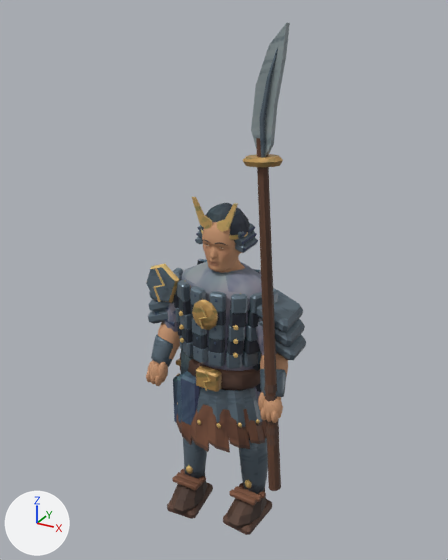
The glTF model public/assets/models/raiden.glb as it was, and as the next commit left it.
Rendered twice from a camera (50 mm lens) standing at (1.3, -2.36, 2.52) and looking at (-0.07, 0.14, 1.27). Arrows for +X, +Y and +Z are at lower left; the lights stay in place. The picture after the commit comes second. Vertices at exactly the same position are counted once.

In view in the first picture: 'raiden'.
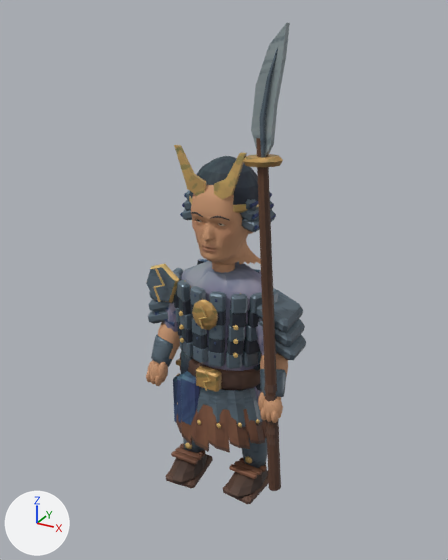
The newer file is also rescaled (x1.04), turned or shifted as a whole; pictures and numbers use the older file's frame.

The change, as a list of edits to the scene's bpy script:
```text
Change me_raiden_color_and_skin:
    remove me_raiden_color_and_skin.from_pydata(...)  # 7834 vertices, 14766 faces; spans x -0.47..0.4, y -0.23..0.5, z -0.01..2.47
    add me_raiden_color_and_skin.from_pydata(...)  # 7834 vertices, 14766 faces; spans x -0.47..0.4, y -0.23..0.5, z 0.2..2.47
    me_raiden_color_and_skin part 1: the loose piece of 56 vertices spanning x -0.12..0.12, y -0.09..0.12, z 1.57..1.6 is scaled about its middle by 1.5, then moved by (0.0, 0.01, 0.15)
    me_raiden_color_and_skin part 2: the loose piece of 84 vertices spanning x -0.12..0.12, y -0.09..0.12, z 1.58..1.71 is scaled about its middle by 1.5, then moved by (0.0, 0.01, 0.18)
    me_raiden_color_and_skin part 3: the loose piece of 32 vertices spanning x -0.12..-0.07, y -0.04..0.1, z 1.54..1.59 is scaled about its middle by 1.5, then moved by (-0.05, 0.02, 0.14)
    me_raiden_color_and_skin part 4: the loose piece of 32 vertices spanning x -0.13..-0.07, y -0.04..0.1, z 1.51..1.56 is scaled about its middle by 1.5, then moved by (-0.05, 0.02, 0.12)
    me_raiden_color_and_skin part 5: the loose piece of 32 vertices spanning x 0.06..0.11, y -0.04..0.1, z 1.57..1.62 is scaled about its middle by 1.5, then moved by (0.04, 0.02, 0.15)
    me_raiden_color_and_skin part 6: the loose piece of 32 vertices spanning x 0.07..0.12, y -0.04..0.1, z 1.54..1.59 is scaled about its middle by 1.5, then moved by (0.05, 0.02, 0.14)
    me_raiden_color_and_skin part 7: the loose piece of 32 vertices spanning x 0.07..0.13, y -0.04..0.1, z 1.51..1.56 is scaled about its middle by 1.5, then moved by (0.05, 0.02, 0.12)
    me_raiden_color_and_skin part 8: the loose piece of 1604 vertices spanning x -0.12..0.12, y -0.11..0.11, z 1.38..1.66 is scaled about its middle by 1.5, then moved by (0.0, 0.0, 0.12)
    me_raiden_color_and_skin part 9: the loose piece of 12 vertices spanning x 0.1..0.12, y -0.04..0.09, z 1.59..1.6 is scaled about its middle by 1.5, then moved by (0.05, 0.02, 0.15)
    me_raiden_color_and_skin part 10: the loose piece of 12 vertices spanning x 0.11..0.12, y -0.04..0.09, z 1.56..1.57 is scaled about its middle by 1.5, then moved by (0.06, 0.02, 0.14)
    me_raiden_color_and_skin part 11: the loose piece of 12 vertices spanning x 0.12..0.13, y -0.04..0.09, z 1.52..1.54 is scaled about its middle by 1.5, then moved by (0.06, 0.02, 0.12)
    me_raiden_color_and_skin part 12: the loose piece of 12 vertices spanning x -0.11..-0.02, y -0.09..-0.08, z 1.6..1.75 is scaled about its middle by 1.5, then moved by (-0.03, -0.04, 0.19)
    me_raiden_color_and_skin part 13: the loose piece of 12 vertices spanning x 0.02..0.11, y -0.09..-0.08, z 1.6..1.75 is scaled about its middle by 1.5, then moved by (0.03, -0.04, 0.19)
    me_raiden_color_and_skin part 14: the loose piece of 40 vertices spanning x -0.25..-0.08, y -0.23..0.05, z 0.03..0.14 is scaled about its middle by (1, 1, 0.772), then moved by (0.0, 0.0, 0.19)
    me_raiden_color_and_skin part 15: the loose piece of 12 vertices spanning x -0.19..-0.14, y -0.1..-0.08, z 0.18..0.24 is moved by (0.0, 0.0, 0.16)
    me_raiden_color_and_skin part 16: 478 of the vertices in x -0.26..0.26, y -0.22..0.15, z -0.01..0.95 are scaled about their middle by (1, 1, 0.772), then moved by (0.0, 0.0, 0.1)
    me_raiden_color_and_skin part 17: 4274 kept faces spanning x -0.47..0.38, y -0.23..0.5, z 0.2..2.05 get new texture (UV) coordinates
    me_raiden_color_and_skin part 18: 5540 kept faces spanning x -0.47..0.4, y -0.23..0.5, z 0.2..2.47 get new vertex colours
    other edits to the shape of me_raiden_color_and_skin do not show in these pictures
```

What differs and where, as boxes (x1, y1, x2, y2) in the pictures (448 x 560 px; the box of a moved part takes in the faces that stretch with it):
'raiden', reshaped (6% shorter): before (146, 23, 306, 535); after (146, 23, 306, 504)
part 1 of me_raiden_color_and_skin, moved or reshaped: before (201, 229, 248, 240); after (189, 195, 259, 213)
part 2 of me_raiden_color_and_skin, moved or reshaped: before (201, 203, 250, 235); after (189, 156, 258, 205)
part 3 of me_raiden_color_and_skin, moved or reshaped (mostly hidden): before (197, 231, 202, 238); after (184, 200, 191, 210)
part 4 of me_raiden_color_and_skin, moved or reshaped: before (196, 237, 203, 244); after (182, 209, 192, 220)
part 5 of me_raiden_color_and_skin, moved or reshaped: before (238, 223, 254, 239); after (246, 192, 270, 210)
part 6 of me_raiden_color_and_skin, moved or reshaped: before (234, 231, 255, 245); after (241, 201, 273, 221)
part 7 of me_raiden_color_and_skin, moved or reshaped: before (235, 238, 258, 253); after (242, 210, 275, 232)
part 8 of me_raiden_color_and_skin, moved or reshaped: before (202, 222, 245, 271); after (191, 185, 261, 265)
part 9 of me_raiden_color_and_skin, moved or reshaped: before (240, 226, 255, 237); after (250, 193, 272, 208)
part 10 of me_raiden_color_and_skin, moved or reshaped: before (242, 233, 257, 244); after (252, 203, 274, 219)
part 11 of me_raiden_color_and_skin, moved or reshaped: before (243, 241, 258, 251); after (254, 214, 276, 230)
part 12 of me_raiden_color_and_skin, moved or reshaped: before (192, 197, 212, 229); after (174, 145, 206, 196)
part 13 of me_raiden_color_and_skin, moved or reshaped: before (217, 203, 238, 232); after (214, 152, 247, 200)
part 14 of me_raiden_color_and_skin, moved or reshaped: before (171, 475, 208, 514); after (170, 448, 207, 485)
part 15 of me_raiden_color_and_skin, moved or reshaped: before (186, 465, 193, 474); after (185, 443, 192, 449)
part 16 of me_raiden_color_and_skin, moved or reshaped: before (167, 349, 272, 535); after (166, 349, 269, 504)
part 17 of me_raiden_color_and_skin, surface changed: before (168, 169, 272, 534); after (167, 145, 275, 501)
part 18 of me_raiden_color_and_skin, edited (looks the same): (148, 23, 306, 491) in both
